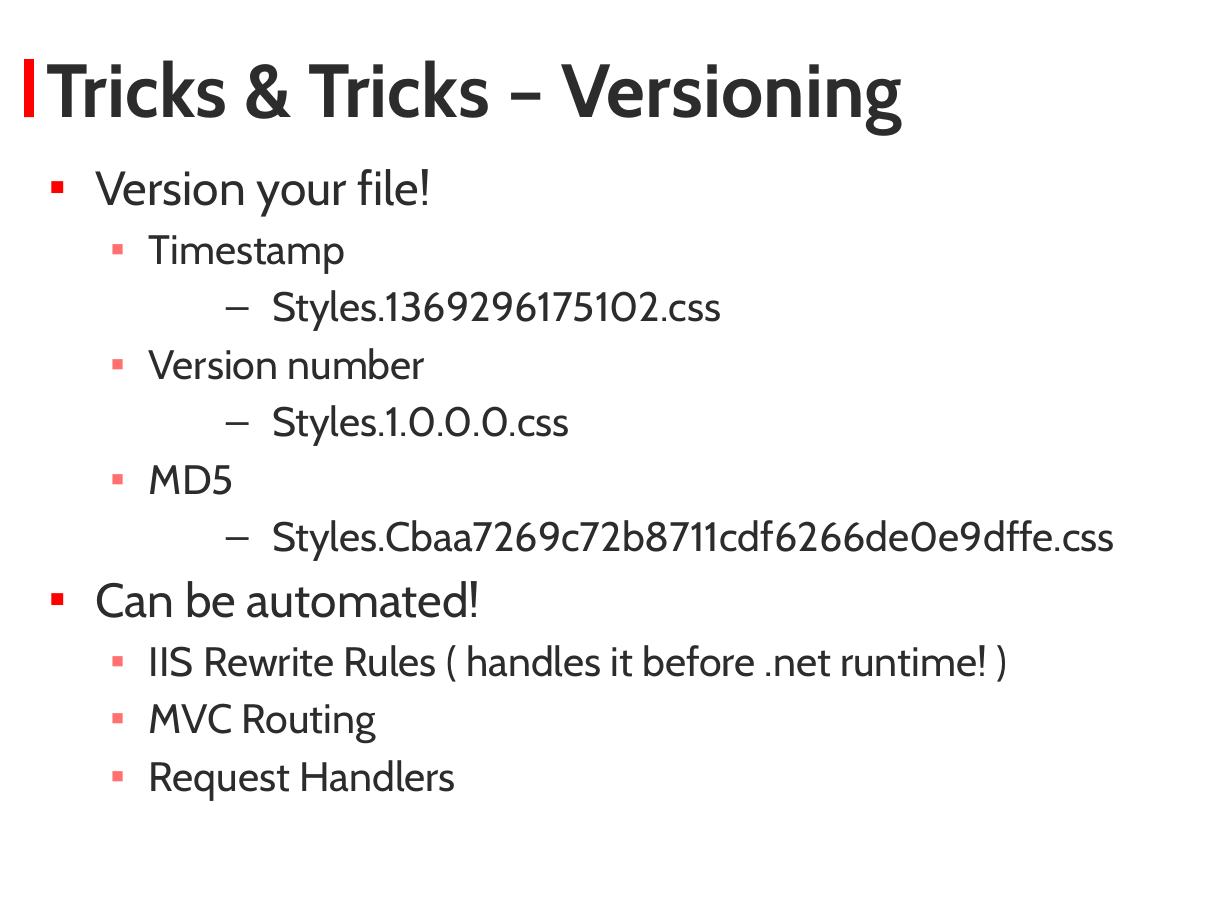
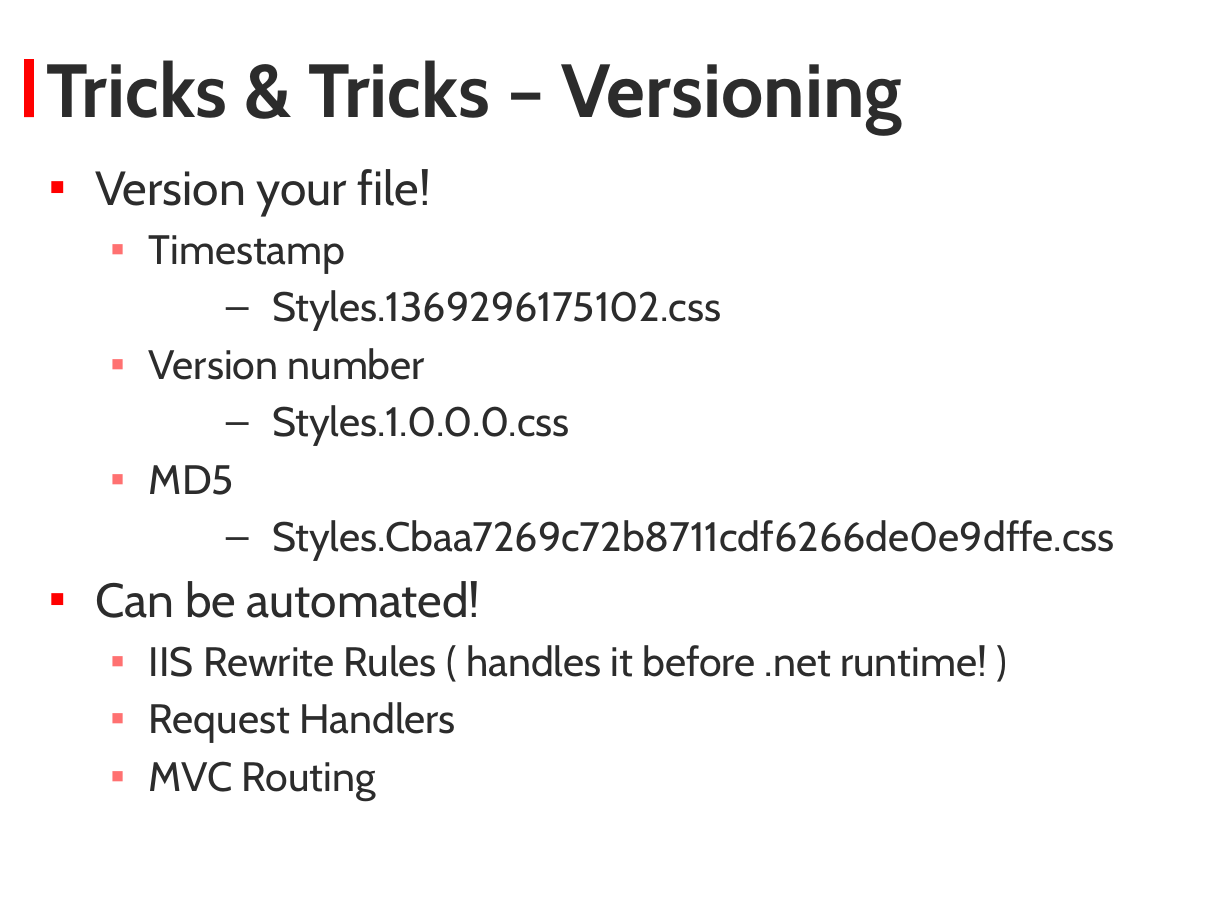
Before and after one commit to KyorCode/Bootcamp2013, a slide deck: slide 10 of Bootcamp_2013_Javascript.pptx. Drawn at 1232x924 pixels with LibreOffice and Linux fonts; fonts in the diff are those of the drawing; background and template pictures are left out. Boxes give left, top, right and bottom in pixels: in the first picture for what was removed or moved away, otherwise in the second. Text is boxed around its words. In the diff, an @@ line names an element or a change of style, - is before the commit and + after.

```diff
--- a/Bootcamp_2013_Javascript.pptx
+++ b/Bootcamp_2013_Javascript.pptx
@@ text at box(149, 702, 455, 743): paragraph added @@
+  ▪ Request Handlers
@@ text at box(149, 760, 455, 801): paragraph removed @@
-  ▪ Request Handlers
```
Also in this commit, not shown: 2 other slides changed, 7 other files.
